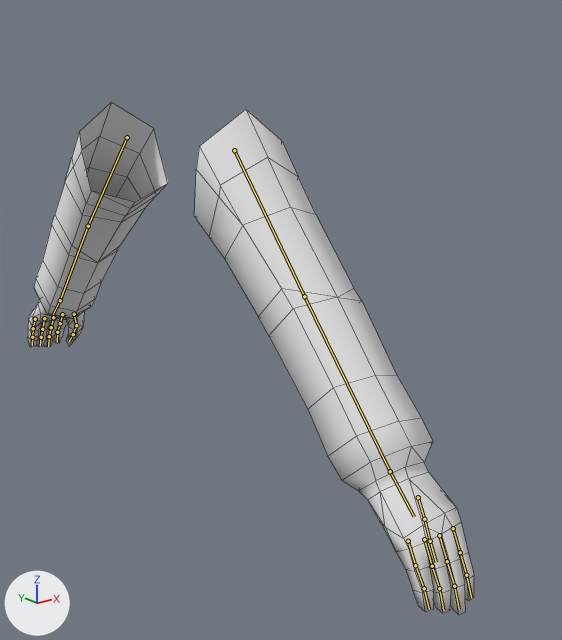
Renders of the Blender file art/protags/viewarms.blend from each side of a commit.
One viewpoint serves both versions: a camera (50 mm lens) standing at (-0.775, -1.286, 1.739) and looking at (0.218, -0.044, 1.242). Lighting does not change. The marker at lower left points along +X, +Y and +Z. The bones that bend it are drawn over the model as lines. Mesh edges are drawn as thin lines.

The first picture shows 'OBJ0000185.001'.
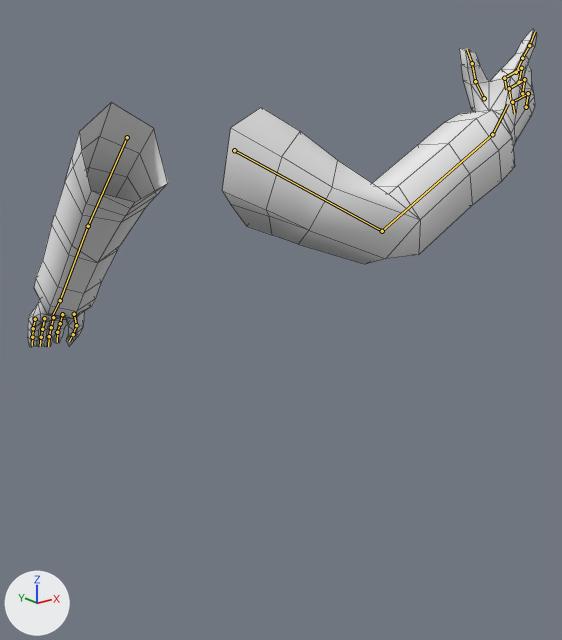
The newer file adds an action. The first version stands in its rest pose; the second is drawn at frame 5 of the action 'fingerguns-semi-auto'.

Changed parts and their boxes [x1, y1, x2, y2] in the pictures (562 x 640 px):
'OBJ0000185.001', posed (14% wider, 38% shorter)
    before: [28, 102, 474, 614]
    after: [28, 29, 537, 347]
bone 'R.Bicep', root to tip
    before: (234, 150) to (304, 296)
    after: (234, 150) to (382, 231)
bone 'R.Forearm', root to tip
    before: (304, 296) to (390, 471)
    after: (382, 231) to (492, 134)
bone 'R.Wrist', root to tip
    before: (390, 471) to (414, 516)
    after: (492, 134) to (508, 104)
bone 'R.Finger.Index.001', root to tip
    before: (453, 528) to (460, 552)
    after: (516, 72) to (522, 58)
bone 'R.Finger.Middle.002', root to tip
    before: (447, 561) to (454, 586)
    after: (521, 68) to (504, 78)
bone 'R.Finger.Middle.003', root to tip
    before: (454, 586) to (459, 609)
    after: (504, 78) to (506, 89)
bone 'R.Finger.Ring.002', root to tip
    before: (432, 566) to (439, 588)
    after: (524, 79) to (509, 88)
bone 'R.Finger.Ring.003', root to tip
    before: (439, 588) to (443, 610)
    after: (509, 88) to (510, 99)
bone 'R.Finger.Pinky.002', root to tip
    before: (415, 565) to (424, 588)
    after: (528, 93) to (512, 102)
bone 'R.Finger.Pinky.003', root to tip
    before: (424, 588) to (429, 609)
    after: (512, 102) to (514, 113)
bone 'R.Finger.Thumb.001', root to tip
    before: (418, 497) to (424, 519)
    after: (484, 98) to (475, 81)
bone 'R.Finger.Thumb.002', root to tip
    before: (424, 519) to (430, 541)
    after: (475, 81) to (472, 63)
bone 'R.Finger.Thumb.003', root to tip
    before: (430, 541) to (436, 562)
    after: (472, 63) to (467, 49)

The change in detail:
Bone 'R.Bicep' (bone_r_bicep) turns from (0, 0, 0) to (48, 19, 10) degrees about its own x, y and z.
Bone 'R.Forearm' (bone_r_forearm) turns from (0, 0, 0) to (68, 12, 19) degrees about its own x, y and z.
Bone 'R.Wrist' (bone_r_wrist) turns from (0, 0, 0) to (20, 12, 14) degrees about its own x, y and z.
Bone 'R.Finger.Index.001' (bone_r_finger_index_001) turns from (0, 0, 0) to (-2, -2, -14) degrees about its own x, y and z.
Bone 'R.Finger.Middle.002' (bone_r_finger_middle_002) turns from (0, 0, 0) to (0, 0, 114) degrees about its own x, y and z.
Bone 'R.Finger.Middle.003' (bone_r_finger_middle_003) turns from (0, 0, 0) to (0, 0, 70) degrees about its own x, y and z.
Bone 'R.Finger.Ring.002' (bone_r_finger_ring_002) turns from (0, 0, 0) to (0, 0, 114) degrees about its own x, y and z.
Bone 'R.Finger.Ring.003' (bone_r_finger_ring_003) turns from (0, 0, 0) to (0, 0, 70) degrees about its own x, y and z.
Bone 'R.Finger.Pinky.002' (bone_r_finger_pinky_002) turns from (0, 0, 0) to (0, 0, 114) degrees about its own x, y and z.
Bone 'R.Finger.Pinky.003' (bone_r_finger_pinky_003) turns from (0, 0, 0) to (0, 0, 70) degrees about its own x, y and z.
Bone 'R.Finger.Thumb.001' (bone_r_finger_thumb_001) turns from (0, 0, 0) to (61, -5, 2) degrees about its own x, y and z.
Bone 'R.Finger.Thumb.002' (bone_r_finger_thumb_002) turns from (0, 0, 0) to (12, -3, 3) degrees about its own x, y and z.
Bone 'R.Finger.Thumb.003' (bone_r_finger_thumb_003) turns from (0, 0, 0) to (21, -3, 2) degrees about its own x, y and z.
